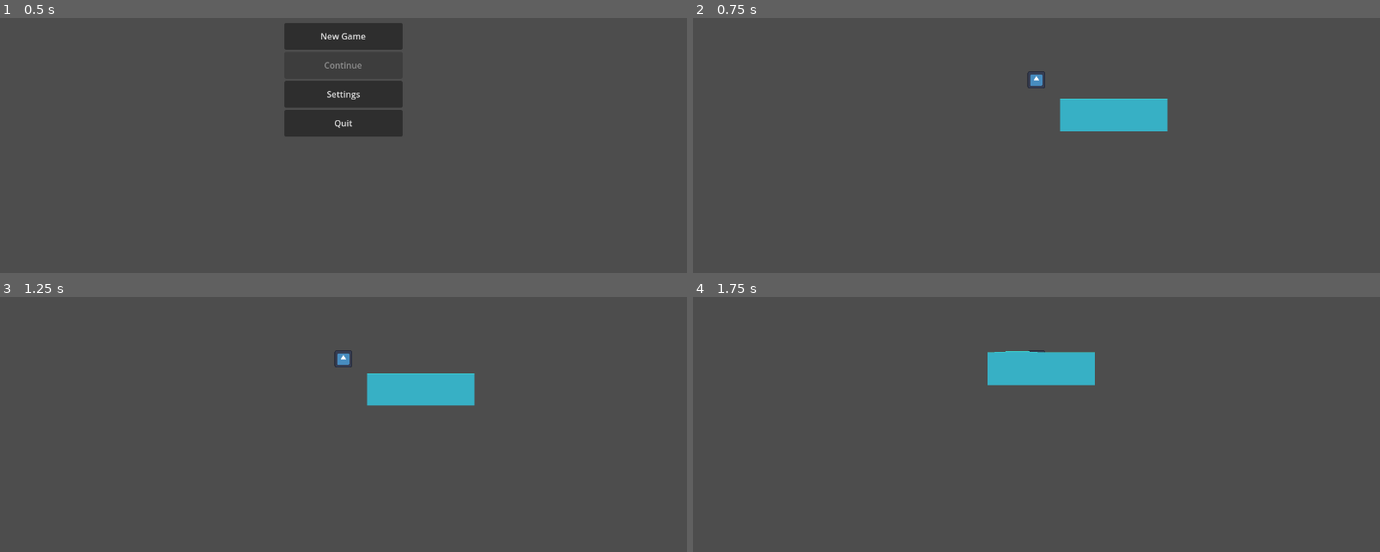
Above: before the commit, frames 1-4 (two rows, left to right).
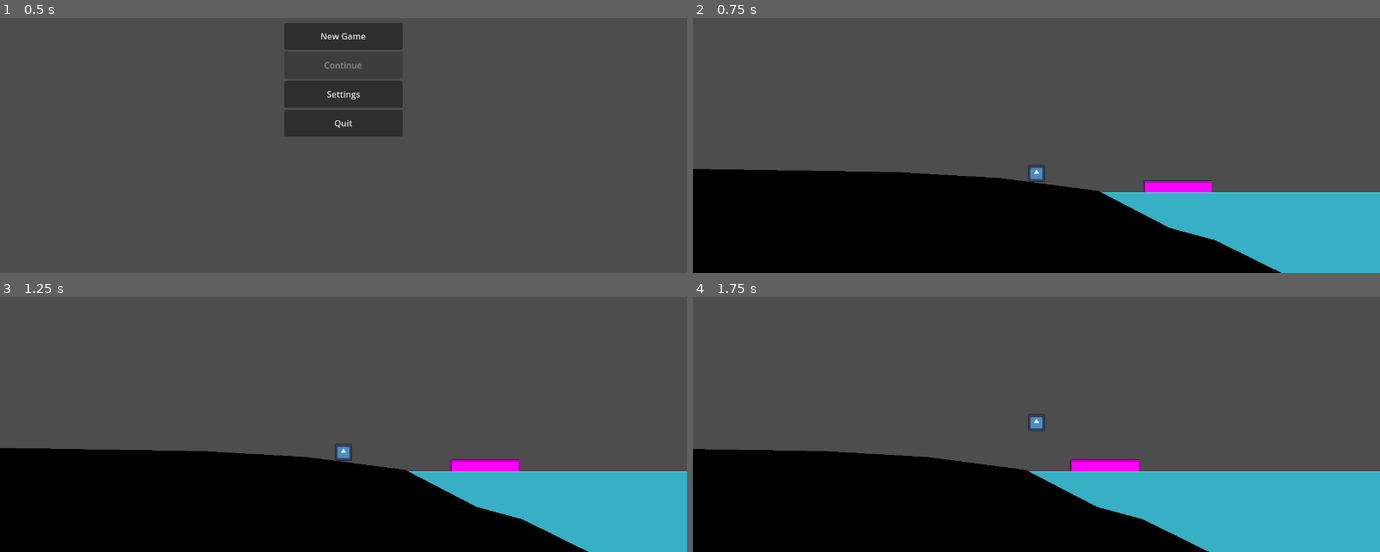
Above: after the commit, the same moments.

Repository: comma-elsewhere/trick-or-treat
Game: Godot game, scene res://scenes/levels/main_menu.tscn
The game is run twice, just before and just after one commit, with the same random seed, the same clock (stepped at 60 frames per second) and the same inputs. The engine's default icon, where the game draws it, is replaced by a stand-in: a white triangle on a blue panel in a dark square.
Inputs:
- Up to frame 1 (0.5 s): no input
- Up to frame 2 (0.75 s): click "New Game" at 0.5 s
- Up to frame 3 (1.25 s): no input
- Up to frame 4 (1.75 s): tap Enter (ui_accept) at 1.25 s; hold D (right) from 1.28 s (still down); tap S (fishing_rod) at 1.35 s; tap W (jump) at 1.52 s

Frame 1 is identical in both runs. In frame 2, 38% of the frame differs, in the area x 0-100%, y 20-100%; in frame 3, 38%; in frame 4, 37%.

Commit message:
well it's the start of a boat

Diff:
--- a/project.godot
+++ b/project.godot
@@ -36,6 +36,8 @@
 [global_group]
 
 CanSplash=""
+Player=""
+Boat=""
 
 [input]
 
--- a/scenes/levels/level.tscn
+++ b/scenes/levels/level.tscn
@@ -1,9 +1,9 @@
-[gd_scene load_steps=4 format=3 uid="uid://bdwg6xevi8008"]
+[gd_scene load_steps=5 format=3 uid="uid://bdwg6xevi8008"]
 
 [ext_resource type="Script" uid="uid://b5dl8j1m6625q" path="res://scripts/classes/water.gd" id="1_ksju7"]
 [ext_resource type="PackedScene" uid="uid://l431yi2g0ukb" path="res://scenes/prefabs/player.tscn" id="2_6iamk"]
-
-[sub_resource type="WorldBoundaryShape2D" id="WorldBoundaryShape2D_nsrm0"]
+[ext_resource type="PackedScene" uid="uid://dmv1ervctafi5" path="res://scenes/gui/hud.tscn" id="3_b2cq8"]
+[ext_resource type="PackedScene" uid="uid://bpd53eh8y0ugu" path="res://scenes/prefabs/boat.tscn" id="4_xb4v1"]
 
 [node name="Level" type="Node2D"]
 
@@ -11,18 +11,37 @@
 z_index = 1
 position = Vector2(0, -60)
 script = ExtResource("1_ksju7")
-water_size = Vector2(200, 60)
+water_size = Vector2(2500, 250)
+segment_count = 512
+player_splash_multiplier = 0.15
+wave_energy_loss = 0.02
+
+[node name="Ground" type="StaticBody2D" parent="."]
+
+[node name="Polygon2D" type="Polygon2D" parent="Ground"]
+z_index = 1
+color = Color(0, 0, 0, 1)
+polygon = PackedVector2Array(-305, -98, -113, -87, 71, -63, 204, 6, 289, 29, 508, 137, 1009, 175, 2514, 164, 2511, 398, -1129, 410, -1129, -111)
+
+[node name="CollisionPolygon2D" type="CollisionPolygon2D" parent="Ground"]
+polygon = PackedVector2Array(-1138, -109, -305, -99, -109, -87, 69, -61, 503, 149, 2511, 162, 2511, 389, -1128, 407)
 
 [node name="Player" parent="." instance=ExtResource("2_6iamk")]
+z_index = -1
 position = Vector2(-60, -123)
 
-[node name="Floor" type="StaticBody2D" parent="."]
+[node name="Camera" type="Camera2D" parent="Player"]
+z_index = 1
+position = Vector2(32, 36)
+offset = Vector2(0, -50)
+limit_left = -1100
+limit_right = 2455
+limit_bottom = 140
 
-[node name="CollisionShape2D" type="CollisionShape2D" parent="Floor"]
-shape = SubResource("WorldBoundaryShape2D_nsrm0")
+[node name="CanvasLayer" type="CanvasLayer" parent="Player/Camera"]
 
-[node name="Hills" type="StaticBody2D" parent="."]
-z_index = 1
+[node name="HUD" parent="Player/Camera/CanvasLayer" instance=ExtResource("3_b2cq8")]
 
-[node name="CollisionPolygon2D" type="CollisionPolygon2D" parent="Hills"]
-polygon = PackedVector2Array(-556, -43, -445, -66, -257, -74, -219, -87, -1, -64, 28, -10, 86, -3, 186, -7, 202, -66, 233, -75, 283, -78, 311, -71, 313, 7, 313, 28, -560, 16)
+[node name="Boat" parent="." instance=ExtResource("4_xb4v1")]
+z_index = 0
+position = Vector2(218, -34)
--- /dev/null
+++ b/scenes/prefabs/boat.tscn
@@ -0,0 +1,34 @@
+[gd_scene load_steps=5 format=3 uid="uid://bpd53eh8y0ugu"]
+
+[ext_resource type="Script" uid="uid://c5smvvanhtr21" path="res://scripts/misc/boat.gd" id="1_q2863"]
+
+[sub_resource type="PlaceholderTexture2D" id="PlaceholderTexture2D_nu7e4"]
+size = Vector2(128, 48)
+
+[sub_resource type="RectangleShape2D" id="RectangleShape2D_q2863"]
+size = Vector2(128, 16)
+
+[sub_resource type="RectangleShape2D" id="RectangleShape2D_60l6r"]
+size = Vector2(80, 20)
+
+[node name="Boat" type="CharacterBody2D" groups=["Boat"]]
+z_index = 1
+motion_mode = 1
+script = ExtResource("1_q2863")
+
+[node name="Sprite2D" type="Sprite2D" parent="."]
+position = Vector2(0, -24)
+texture = SubResource("PlaceholderTexture2D_nu7e4")
+
+[node name="CollisionShape2D" type="CollisionShape2D" parent="."]
+position = Vector2(0, -8)
+shape = SubResource("RectangleShape2D_q2863")
+
+[node name="Area2D" type="Area2D" parent="."]
+
+[node name="CollisionShape2D" type="CollisionShape2D" parent="Area2D"]
+position = Vector2(0, -26)
+shape = SubResource("RectangleShape2D_60l6r")
+
+[connection signal="body_entered" from="Area2D" to="." method="_on_area_2d_body_entered"]
+[connection signal="body_exited" from="Area2D" to="." method="_on_area_2d_body_exited"]
--- a/scenes/prefabs/player.tscn
+++ b/scenes/prefabs/player.tscn
@@ -1,28 +1,20 @@
-[gd_scene load_steps=5 format=3 uid="uid://l431yi2g0ukb"]
+[gd_scene load_steps=4 format=3 uid="uid://l431yi2g0ukb"]
 
 [ext_resource type="Script" uid="uid://deryrhej45fbk" path="res://scripts/misc/player.gd" id="1_tou0u"]
 [ext_resource type="Texture2D" uid="uid://bqac4m6hqkor1" path="res://icon.svg" id="2_n0leu"]
-[ext_resource type="PackedScene" uid="uid://dmv1ervctafi5" path="res://scenes/gui/hud.tscn" id="3_n0leu"]
 
 [sub_resource type="RectangleShape2D" id="RectangleShape2D_x42e6"]
-size = Vector2(65, 65)
+size = Vector2(64, 64)
 
-[node name="Player" type="CharacterBody2D" groups=["CanSplash"]]
+[node name="Player" type="CharacterBody2D" groups=["CanSplash", "Player"]]
 scale = Vector2(0.5, 0.5)
 script = ExtResource("1_tou0u")
 
 [node name="CollisionShape2D" type="CollisionShape2D" parent="."]
-position = Vector2(31.5, 31.5)
+position = Vector2(32, 32)
 shape = SubResource("RectangleShape2D_x42e6")
 
 [node name="Sprite2D" type="Sprite2D" parent="."]
-position = Vector2(31.5, 31.5)
-scale = Vector2(0.5078125, 0.5078125)
+position = Vector2(32.25, 32.25)
+scale = Vector2(0.50390625, 0.50390625)
 texture = ExtResource("2_n0leu")
-
-[node name="Camera2D" type="Camera2D" parent="."]
-position = Vector2(32, 31)
-
-[node name="CanvasLayer" type="CanvasLayer" parent="Camera2D"]
-
-[node name="HUD" parent="Camera2D/CanvasLayer" instance=ExtResource("3_n0leu")]
--- a/scripts/classes/water.gd
+++ b/scripts/classes/water.gd
@@ -143,6 +143,7 @@
 	var index: int = int(clamp(local_x_pos / segment_width, 0, segment_count - 1))
 	segment_data[index]["velocity"] = splash_velocity
 	recently_splashed = true
+	GSig.rock_the_boat.emit(splash_pos, splash_velocity)
 	set_process(true)
 
 func _on_body_entered(body: Node2D) -> void:
--- a/scripts/global/global.gd
+++ b/scripts/global/global.gd
@@ -1 +1,4 @@
 extends Node
+
+var health: int = 20
+var currency: int = 0
--- a/scripts/global/global_const.gd
+++ b/scripts/global/global_const.gd
@@ -1 +1,24 @@
 extends Node
+
+var items: Dictionary = {
+	"Trout" = {
+		"icon": "file_path",
+		"value": 1,
+		"description": "This was once alive."
+	},
+	"Bass" = {
+		"icon": "file_path",
+		"value": 1,
+		"description": "This was once alive."
+	},
+	"Carp" = {
+		"icon": "file_path",
+		"value": 1,
+		"description": "This was once alive."
+	},
+	"Better Rod" = {
+		"icon": "file_path",
+		"value": 10,
+		"description": "Go deeper."
+	}
+}
--- a/scripts/global/global_signals.gd
+++ b/scripts/global/global_signals.gd
@@ -1 +1,3 @@
 extends Node
+
+signal rock_the_boat
--- /dev/null
+++ b/scripts/misc/boat.gd
@@ -0,0 +1,37 @@
+extends CharacterBody2D
+
+@export var pos_y: float = -34.0
+
+const SPEED: float = 150.0
+
+var player_in_boat: bool = false
+
+func _ready() -> void:
+	GSig.rock_the_boat.connect(boat_rocking)
+
+func _physics_process(_delta: float) -> void:
+	global_position.y = pos_y
+
+	if player_in_boat:
+		var dir:= Input.get_axis("left","right")
+		if dir:
+			velocity.x = dir * SPEED
+		else:
+			velocity.x = lerp(velocity.x, 0.0, 0.2)
+	else:
+		velocity.x = lerp(velocity.x, 0.0, 0.5)
+
+	move_and_slide()
+
+func boat_rocking(_splash_pos: Vector2, _splash_velocity: float) -> void:
+	pass
+
+
+func _on_area_2d_body_entered(body: Node2D) -> void:
+	if body.is_in_group("Player"):
+		player_in_boat = true
+
+
+func _on_area_2d_body_exited(body: Node2D) -> void:
+	if body.is_in_group("Player"):
+		player_in_boat = false
--- a/scripts/misc/player.gd
+++ b/scripts/misc/player.gd
@@ -3,6 +3,8 @@
 
 const SPEED = 300.0
 const JUMP_VELOCITY = -400.0
+
+@onready var boat = get_tree().get_first_node_in_group("Boat")
 
 func _ready() -> void:
 	Input.mouse_mode = Input.MOUSE_MODE_CONFINED_HIDDEN
@@ -17,11 +19,11 @@
 		velocity.y = JUMP_VELOCITY
 
 	# Get the input direction and handle the movement/deceleration.
-	# As good practice, you should replace UI actions with custom gameplay actions.
-	var direction := Input.get_axis("left", "right")
-	if direction:
-		velocity.x = direction * SPEED
-	else:
-		velocity.x = move_toward(velocity.x, 0, SPEED)
+	if !boat.player_in_boat:
+		var direction := Input.get_axis("left", "right")
+		if direction:
+			velocity.x = direction * SPEED
+		else:
+			velocity.x = move_toward(velocity.x, 0, SPEED)
 
 	move_and_slide()
Not shown, added: scripts/misc/boat.gd.uid
